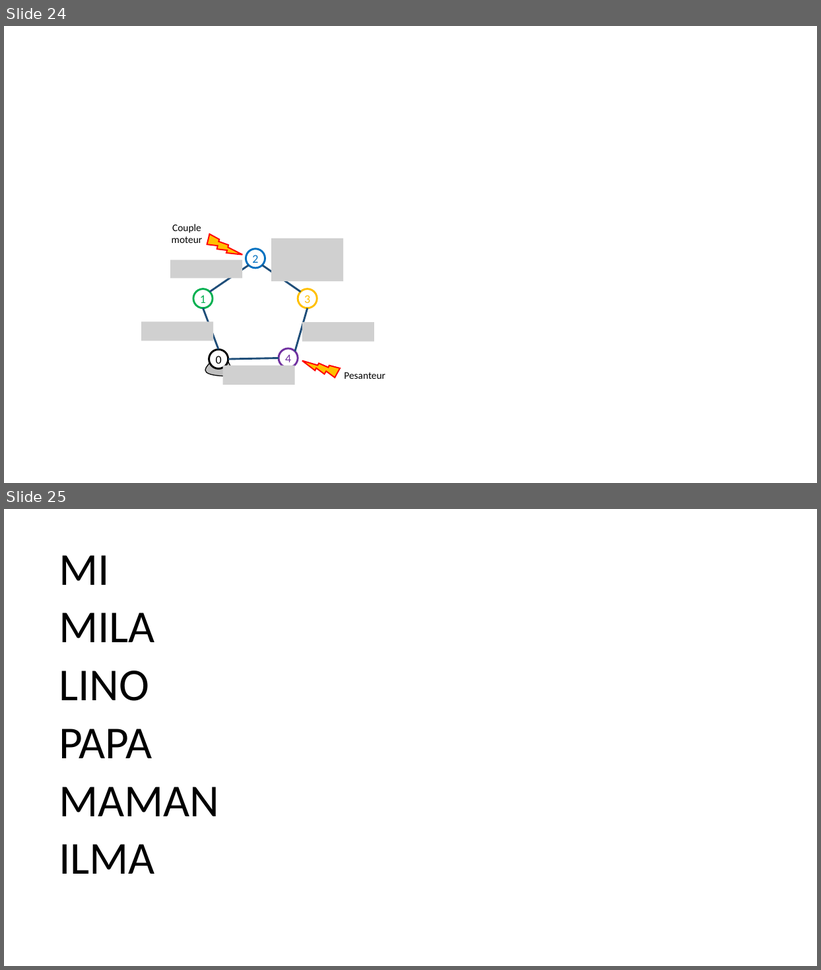
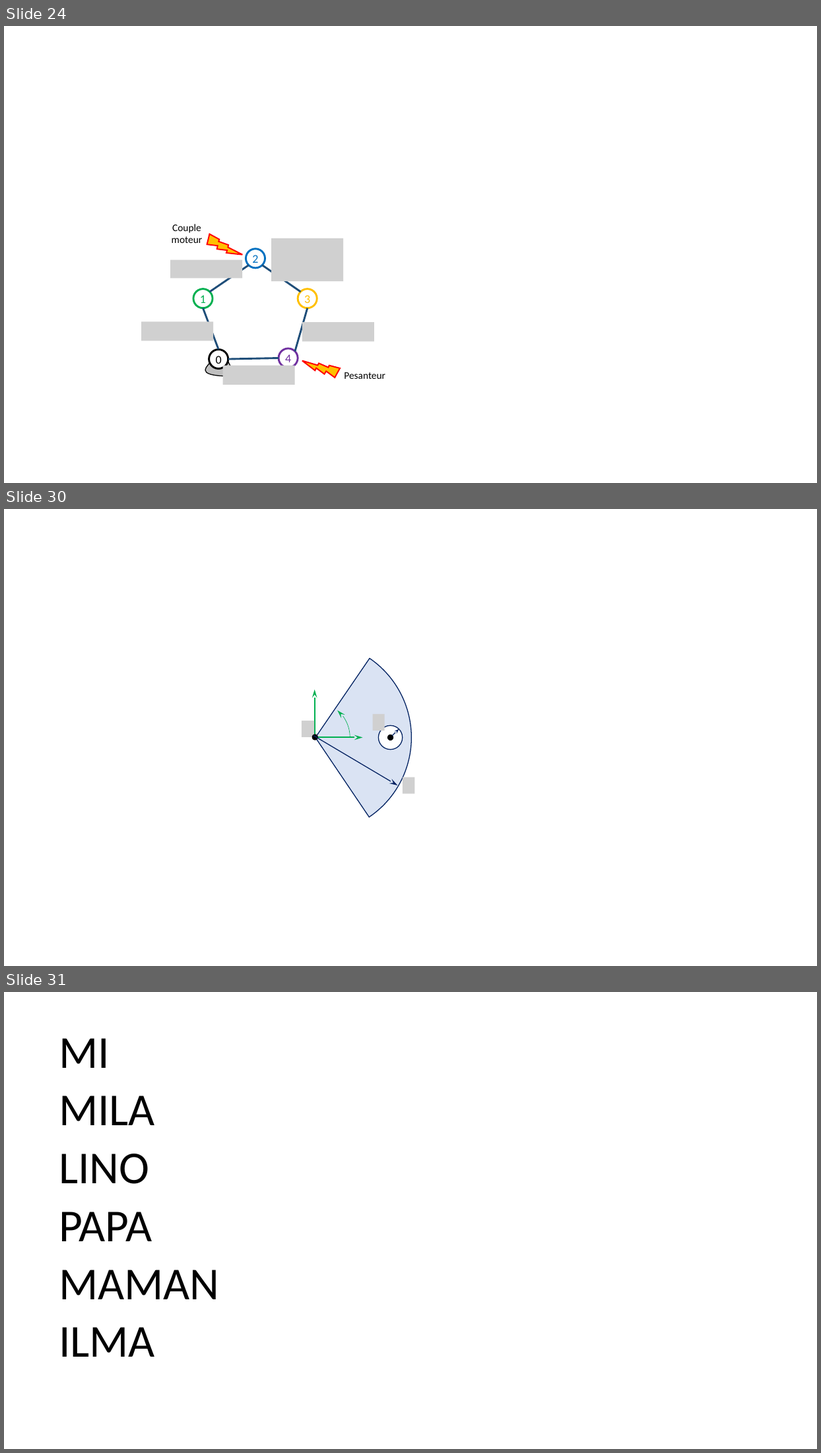
Before and after one commit to xpessoles/ExercicesCompetences, a slide deck: MecanismesDeBase/Figures.pptx. Shown one above the other, each under a label of ours: slides 24 and 25 before the commit, slides 24, 30 and 31 after it; the slides between them are not shown. The pictures are 821x970 and 821x1453 pixels, drawn with LibreOffice and Linux fonts; fonts in the diff are those of the drawing; grey boxes stand for pictures; background and template pictures are left out. Boxes give left, top, right and bottom in pixels: in the first picture for what was removed or moved away, otherwise in the second. Text is boxed around its words. In the diff, an @@ line names an element or a change of style, - is before the commit and + after.

```diff
--- a/MecanismesDeBase/Figures.pptx
+++ b/MecanismesDeBase/Figures.pptx
@@ slide 30 added at (x1=4, y1=509, x2=817, y2=966), background #FFFFFF @@
@@ pie slice (boxed as its full ellipse) added at (x1=219, y1=642, x2=411, y2=834), fill #DAE3F3, outline #002060 1 pt @@
@@ arc (boxed as its full ellipse) added at (x1=280, y1=702, x2=350, y2=773), outline #00B050 0.5 pt @@
@@ picture added at (x1=373, y1=714, x2=385, y2=731) @@
@@ ellipse added at (x1=378, y1=725, x2=403, y2=749), fill #FFFFFF, outline #002060 1 pt @@
@@ group added at (x1=302, y1=690, x2=362, y2=740): 2 arrows, 1 picture, 1 ellipse @@
@@ arrow added from (314, 736) to (398, 786), #002060 1 pt @@
@@ ellipse added at (x1=388, y1=735, x2=393, y2=740), fill #000000, outline #000000 1.5 pt @@
@@ arrow added from (393, 736) to (399, 729), #002060 1 pt @@
@@ picture added at (x1=403, y1=778, x2=415, y2=794) @@
@@ what was slide 25 is now slide 31 @@
```
Also in this commit, not shown: 1 slide changed, 5 other slides added, 14 other files.
